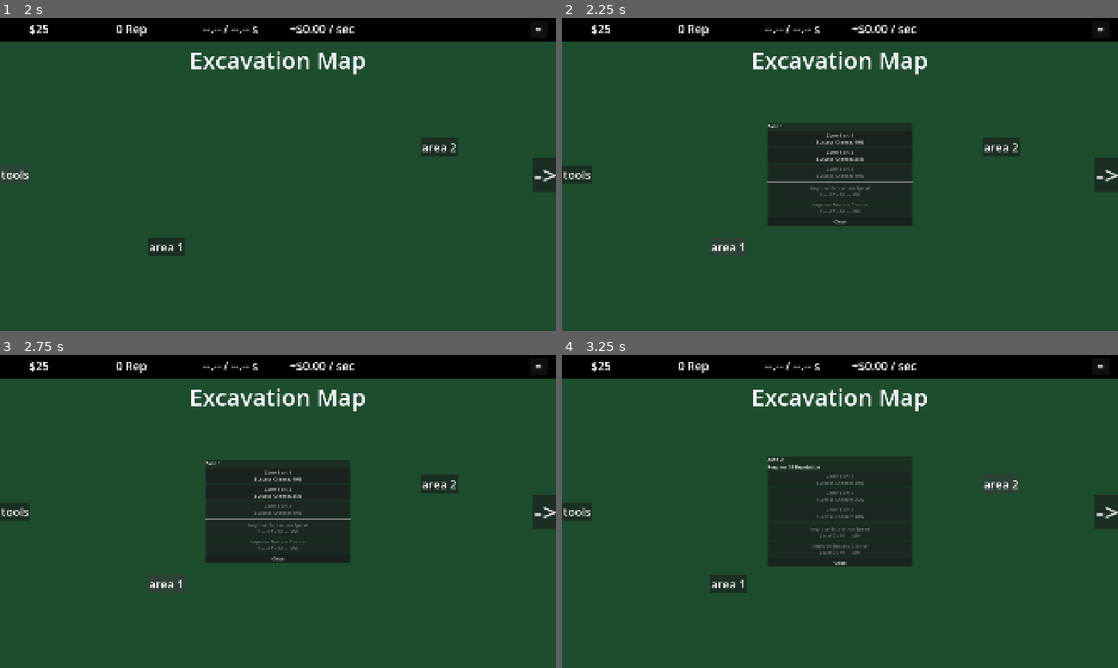
Above: before the commit, frames 1-4 (two rows, left to right).
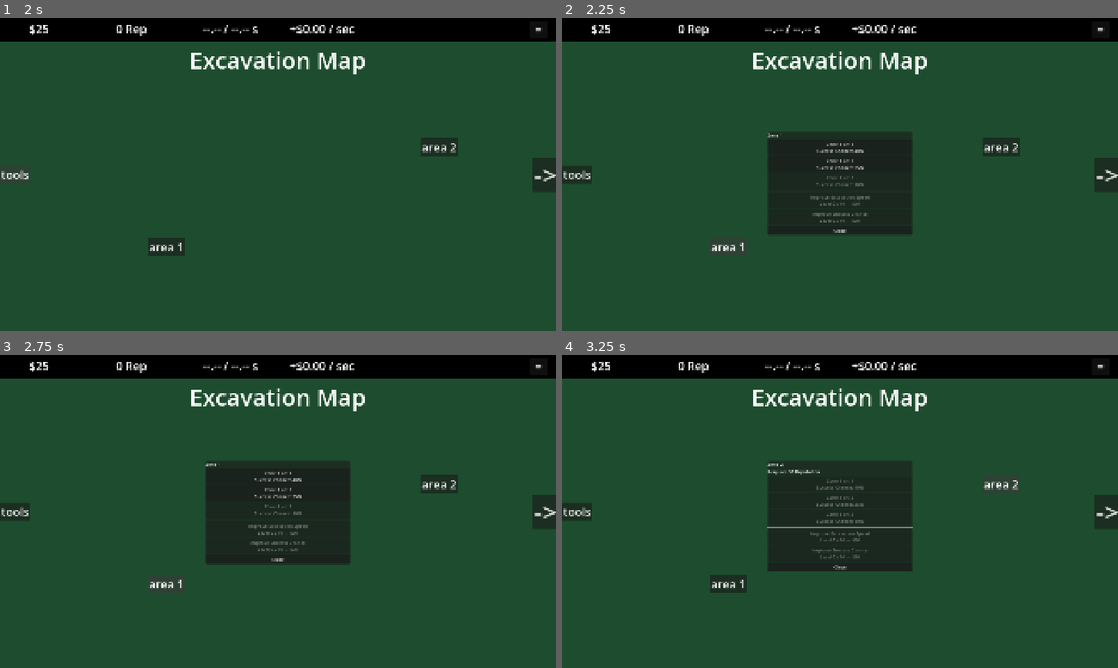
Above: after the commit, the same moments.

Repository: zsansone54/museum-game
Game: Godot game, scene res://MainMenu.tscn
Same seed, same stepped clock (60 frames per second), same inputs: the game is played once before the commit and once after it.
Inputs:
- Up to frame 1 (2 s): click "Start Game" at 0.5 s; click "<-" at 1.25 s
- Up to frame 2 (2.25 s): click "area 1" at 2 s
- Up to frame 3 (2.75 s): no input
- Up to frame 4 (3.25 s): click "area 2" at 2.75 s

Frame 1 is identical in both runs. In frame 2, 2.4% of the frame differs, in the area x 36-64%, y 33-70%; in frame 3, 0.8%; in frame 4, 1.9%.

Commit message:
update excavate

Diff:
--- a/game/excavation.gd
+++ b/game/excavation.gd
@@ -44,6 +44,10 @@
 var equipment_panel_closed_position: Vector2
 var equipment_panel_tween: Tween
 
+var site_panel_open_position: Vector2
+var site_panel_closed_position: Vector2
+var site_panel_tween: Tween
+
 
 func _ready() -> void:
 	$PauseMenu.action_selected.connect(_on_pause_menu_action_selected)
@@ -86,6 +90,14 @@
 	)
 
 	equipment_panel.position = equipment_panel_closed_position
+
+	site_panel_open_position = site_panel.position
+	site_panel_closed_position = (
+		site_panel_open_position
+		+ Vector2(0, site_panel.size.y + 40)
+	)
+
+	site_panel.position = site_panel_closed_position
 
 
 func _process(_delta: float) -> void:
@@ -121,8 +133,39 @@
 	current_site_area = GameState.get_area_data(area_id)
 	current_site_artifacts = current_site_area["artifacts"]
 
+	refresh_site_panel()
+
+	if site_panel_tween and site_panel_tween.is_valid():
+		site_panel_tween.kill()
+
+	site_panel.position = site_panel_closed_position
 	site_panel.show()
-	refresh_site_panel()
+
+	site_panel_tween = create_tween()
+	site_panel_tween.set_trans(Tween.TRANS_QUAD)
+	site_panel_tween.set_ease(Tween.EASE_OUT)
+	site_panel_tween.tween_property(
+		site_panel,
+		"position",
+		site_panel_open_position,
+		0.25
+	)
+
+
+func close_site_panel() -> void:
+	if site_panel_tween and site_panel_tween.is_valid():
+		site_panel_tween.kill()
+
+	site_panel_tween = create_tween()
+	site_panel_tween.set_trans(Tween.TRANS_QUAD)
+	site_panel_tween.set_ease(Tween.EASE_IN)
+	site_panel_tween.tween_property(
+		site_panel,
+		"position",
+		site_panel_closed_position,
+		0.2
+	)
+	site_panel_tween.tween_callback(site_panel.hide)
 
 
 func refresh_site_panel() -> void:
@@ -278,7 +321,7 @@
 	var artifact: Dictionary = current_site_artifacts[index]
 
 	GameState.select_excavation_target(artifact)
-	site_panel.hide()
+	close_site_panel()
 
 
 func open_equipment_panel() -> void:
@@ -444,7 +487,7 @@
 
 
 func _on_site_close_button_pressed() -> void:
-	site_panel.hide()
+	close_site_panel()
 
 
 func _on_tool_1_button_pressed() -> void:
--- a/game/game_data.gd
+++ b/game/game_data.gd
@@ -38,7 +38,7 @@
 						"area" : 0,
 						"name" : "Zone 1 art 1",
 						"total_fragments" : 4,
-						"attempt_duration" : 10,
+						"attempt_duration" : 0.1,
 						"required_tool" : [],
 						"rep_reward" : 10,
 						"uncleaned_fragment_funds_ps" : 5,
@@ -52,7 +52,7 @@
 						"area" : 0,
 						"name" : "Zone 1 art 2",
 						"total_fragments" : 4,
-						"attempt_duration" : 20,
+						"attempt_duration" : 0.1,
 						"required_tool" : [],
 						"rep_reward" : 25,
 						"uncleaned_fragment_funds_ps" : 20,
@@ -66,7 +66,7 @@
 						"area" : 0,
 						"name" : "Zone 1 art 3",
 						"total_fragments" : 4,
-						"attempt_duration" : 40,
+						"attempt_duration" : 0.1,
 						"required_tool" : [0],
 						"rep_reward" : 100,
 						"uncleaned_fragment_funds_ps" : 50,
@@ -101,7 +101,7 @@
 						"area" : 1,
 						"name" : "Zone 2 art 1",
 						"total_fragments" : 4,
-						"attempt_duration" : 20,
+						"attempt_duration" : 0.1,
 						"required_tool" : [],
 						"rep_reward" : 40,
 						"uncleaned_fragment_funds_ps" : 35,
@@ -115,7 +115,7 @@
 						"area" : 1,
 						"name" : "Zone 2 art 2",
 						"total_fragments" : 4,
-						"attempt_duration" : 45,
+						"attempt_duration" : 0.1,
 						"required_tool" : [0],
 						"rep_reward" : 150,
 						"uncleaned_fragment_funds_ps" :50,
@@ -129,7 +129,7 @@
 						"area" : 1,
 						"name" : "Zone 2 art 3",
 						"total_fragments" : 4,
-						"attempt_duration" : 80,
+						"attempt_duration" : 0.1,
 						"required_tool" : [1],
 						"rep_reward" : 300,
 						"uncleaned_fragment_funds_ps" : 150,
--- a/game/game_state.gd
+++ b/game/game_state.gd
@@ -40,8 +40,7 @@
 
 	set_artifact_progress()
 	rng.randomize()
-	if has_save_file():
-		load_game()
+
 
 
 
